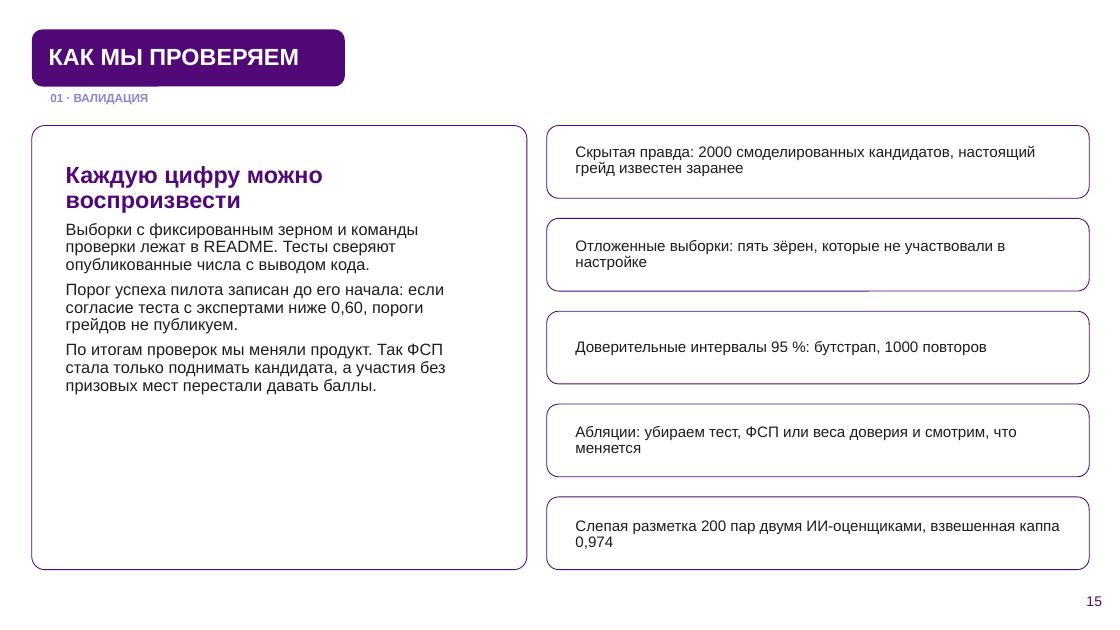
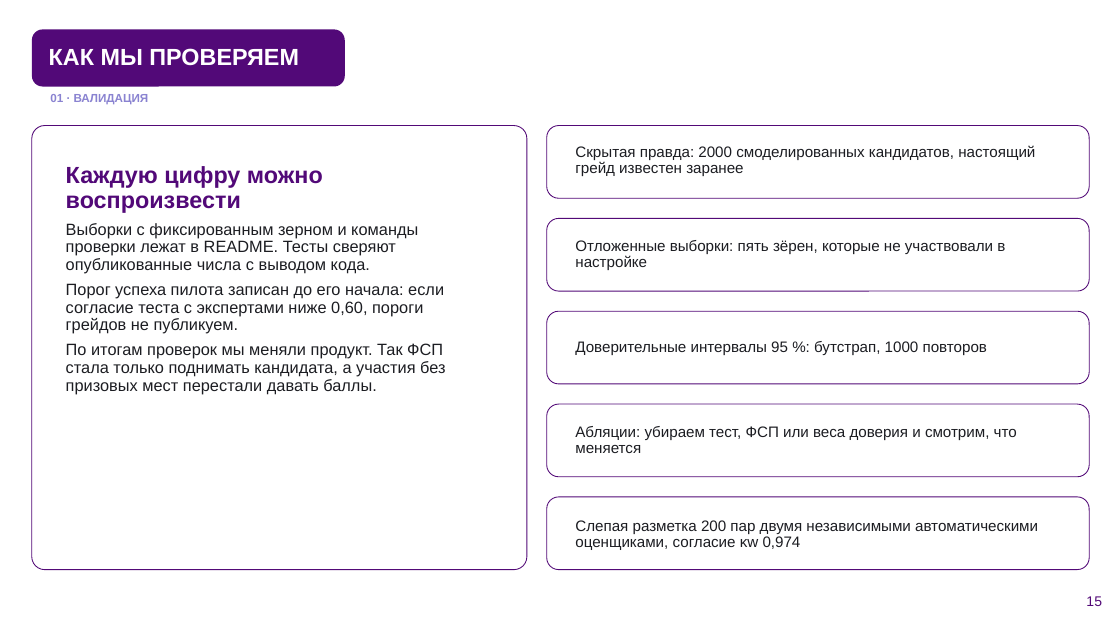
Before and after one commit to KonkovDV/fsp-talent, a slide deck: slide 15 of submission/03-presentation/FSP_Talent_presentation.pptx. Drawn at 1120x630 pixels with LibreOffice and Linux fonts; fonts in the diff are those of the drawing; background and template pictures are left out. Boxes give left, top, right and bottom in pixels: in the first picture for what was removed or moved away, otherwise in the second. Text is boxed around its words. In the diff, an @@ line names an element or a change of style, - is before the commit and + after.

```diff
--- a/submission/03-presentation/FSP_Talent_presentation.pptx
+++ b/submission/03-presentation/FSP_Talent_presentation.pptx
@@ text at [575, 520, 1038, 550]: text changed @@
-Слепая разметка 200 пар двумя ИИ-оценщиками, взвешенная каппа 0,974
+Слепая разметка 200 пар двумя независимыми автоматическими оценщиками, согласие κw 0,974
```
Also in this commit, not shown: 14 other slides changed, 1 other file.
